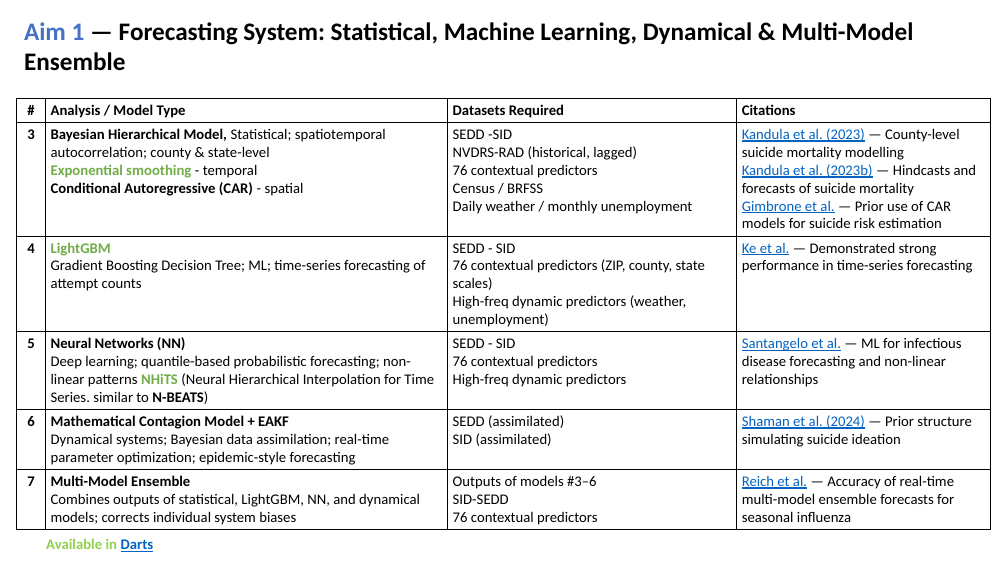
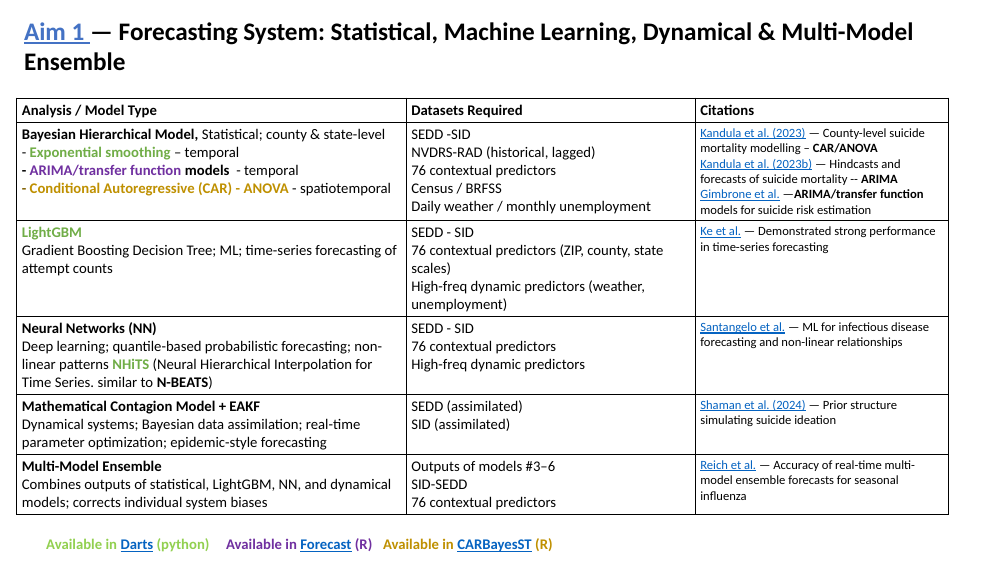
Before and after one commit to MatteoPS/suicide_forecasting, a slide deck: slide 5 of docs/Suicide_forcasting_note_slides.pptx. Drawn at 1008x567 pixels with LibreOffice and Linux fonts; fonts in the diff are those of the drawing. Boxes give left, top, right and bottom in pixels: in the first picture for what was removed or moved away, otherwise in the second. Text is boxed around its words. In the diff, an @@ line names an element or a change of style, - is before the commit and + after.

```diff
--- a/docs/Suicide_forcasting_note_slides.pptx
+++ b/docs/Suicide_forcasting_note_slides.pptx
@@ text "Aim 1 — Forecasting System: ..." at box(24, 22, 913, 71): underline on in "Aim 1" @@
@@ table at box(17, 98, 949, 514) @@
-column 1: # | 3 | 4 | 5 | 6 | 7
-column 2: Analysis / Model Type | Bayesian Hierarchical Model, Statistical; spatiotemporal autocorrelation; county & state-level Exponential smoothing - temporal Conditional Autoregressive (CAR) - spatial | LightGBM / Gradient Boosting Decision Tree; ML; time-series forecasting of attempt counts | Neural Networks (NN) / Deep learning; quantile-based probabilistic forecasting; non-linear patterns NHiTS (Neural Hierarchical Interpolation for Time Series. similar to N-BEATS) | Mathematical Contagion Model + EAKF / Dynamical systems; Bayesian data assimilation; real-time parameter optimization; epidemic-style forecasting | Multi-Model Ensemble / Combines outputs of statistical, LightGBM, NN, and dynamical models; corrects individual system biases
+column 1: Analysis / Model Type | Bayesian Hierarchical Model, Statistical; county & state-level - Exponential smoothing – temporal / - ARIMA/transfer function models - temporal - Conditional Autoregressive (CAR) - ANOVA - spatiotemporal | LightGBM / Gradient Boosting Decision Tree; ML; time-series forecasting of attempt counts | Neural Networks (NN) / Deep learning; quantile-based probabilistic forecasting; non-linear patterns NHiTS (Neural Hierarchical Interpolation for Time Series. similar to N-BEATS) | Mathematical Contagion Model + EAKF / Dynamical systems; Bayesian data assimilation; real-time parameter optimization; epidemic-style forecasting | Multi-Model Ensemble / Combines outputs of statistical, LightGBM, NN, and dynamical models; corrects individual system biases
-column 3, row 2: Kandula et al. (2023) — County-level suicide mortality modelling Kandula et al. (2023b) — Hindcasts and forecasts of suicide mortality Gimbrone et al. — Prior use of CAR models for suicide risk estimation
+column 3, row 2: Kandula et al. (2023) — County-level suicide mortality modelling – CAR/ANOVA Kandula et al. (2023b) — Hindcasts and forecasts of suicide mortality -- ARIMA Gimbrone et al. —ARIMA/transfer function models for suicide risk estimation
@@ table: place and size @@
-table at box(17, 98, 991, 529)
+table at box(17, 98, 949, 514)
@@ text at box(46, 538, 210, 552): text changed @@
-Available in Darts
+Available in Darts (python)
@@ text added at box(226, 538, 372, 552), 14 pt, text #7030A0, bold @@
+Available in Forecast (R)
@@ text added at box(383, 538, 552, 552), 14 pt, text #BF9000, bold @@
+Available in CARBayesST (R)
```
Also in this commit, not shown: 5 other slides changed, 2 slides added.
